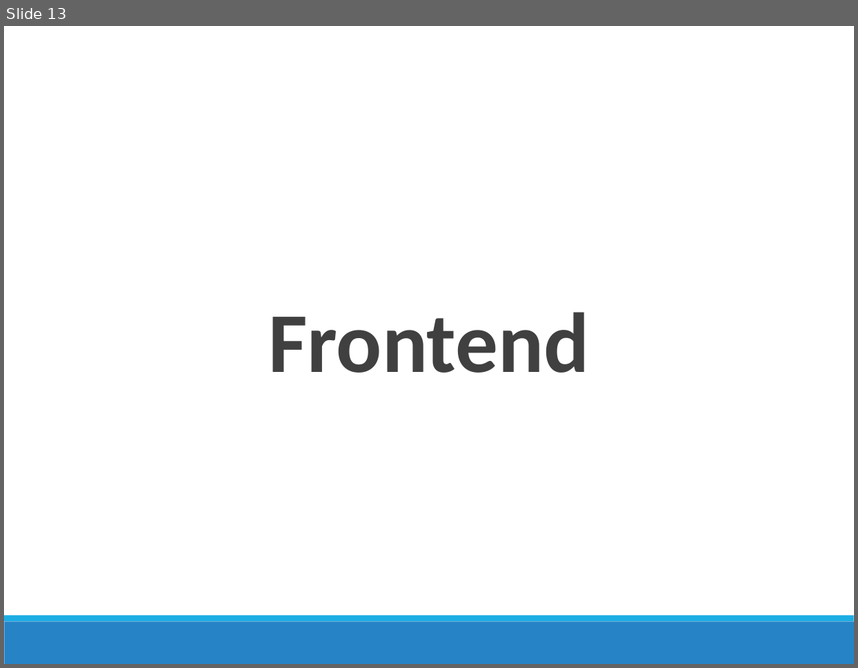
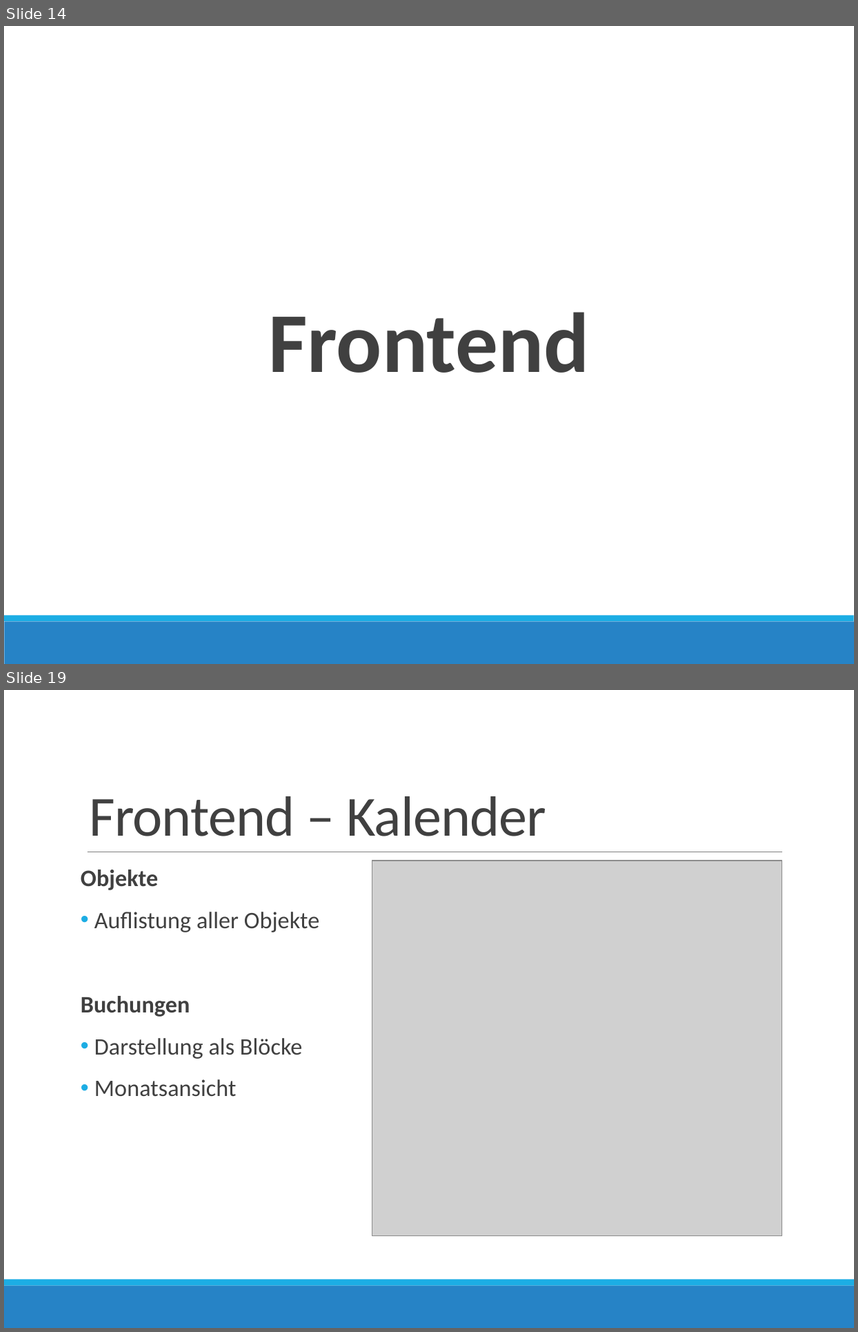
Before and after one commit to handball10/eva-ss2016, a slide deck: presentation/eva.pptx. Shown one above the other, each under a label of ours: slide 13 before the commit, slides 14 and 19 after it; the slides between them are not shown. The pictures are 858x668 and 858x1332 pixels, drawn with LibreOffice and Linux fonts; fonts in the diff are those of the drawing; grey boxes stand for pictures. Boxes give left, top, right and bottom in pixels: in the first picture for what was removed or moved away, otherwise in the second. Text is boxed around its words. In the diff, an @@ line names an element or a change of style, - is before the commit and + after.

Commit message:
update images, code, presentation

```diff
--- a/presentation/eva.pptx
+++ b/presentation/eva.pptx
@@ slide 19 added at (4,690,854,1328), background #FFFFFF; not listed: 2 template elements that a slide beside it also shows @@
@@ title added at (89,796,546,836), 48 pt, text #404040 @@
+Frontend – Kalender
@@ line added from (87, 851) to (782, 851), #808080 0.5 pt @@
@@ text added at (81,869,320,1096), 20 pt, text #404040 @@
+Objekte
+• Auflistung aller Objekte
+Buchungen
+• Darstellung als Blöcke
+• Monatsansicht
@@ picture added at (372,860,782,1235) @@
@@ what was slide 13 is now slide 14 @@
```
Also in this commit, not shown: 2 slides changed, 25 other slides added, 37 other files.
